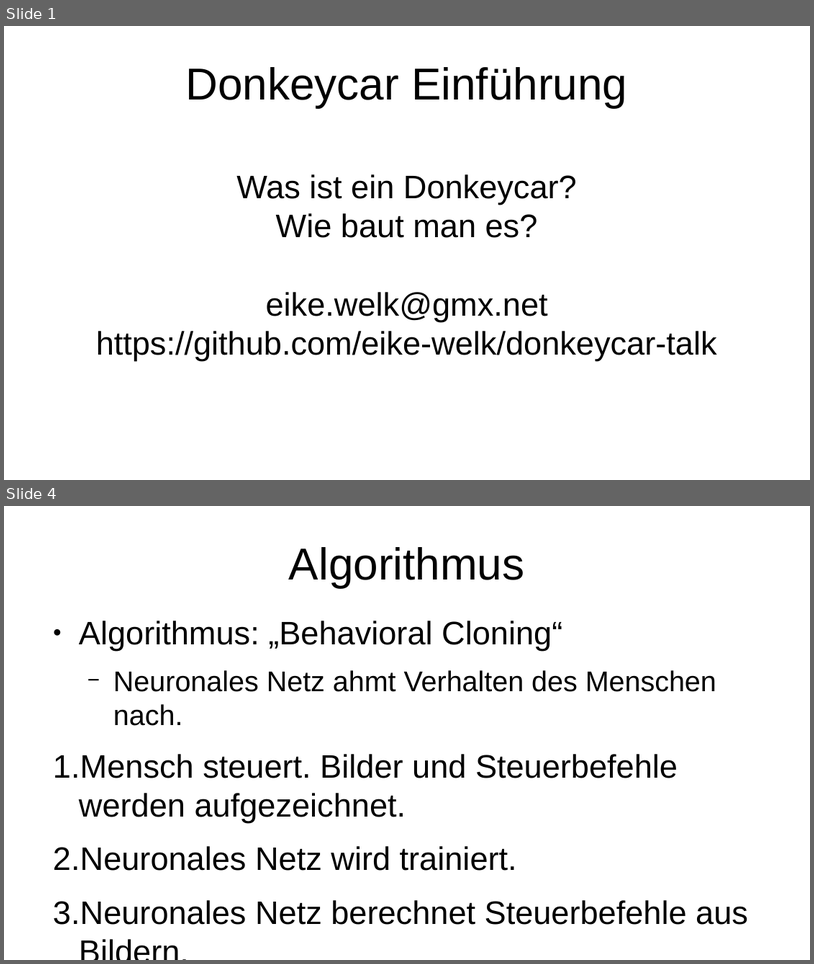
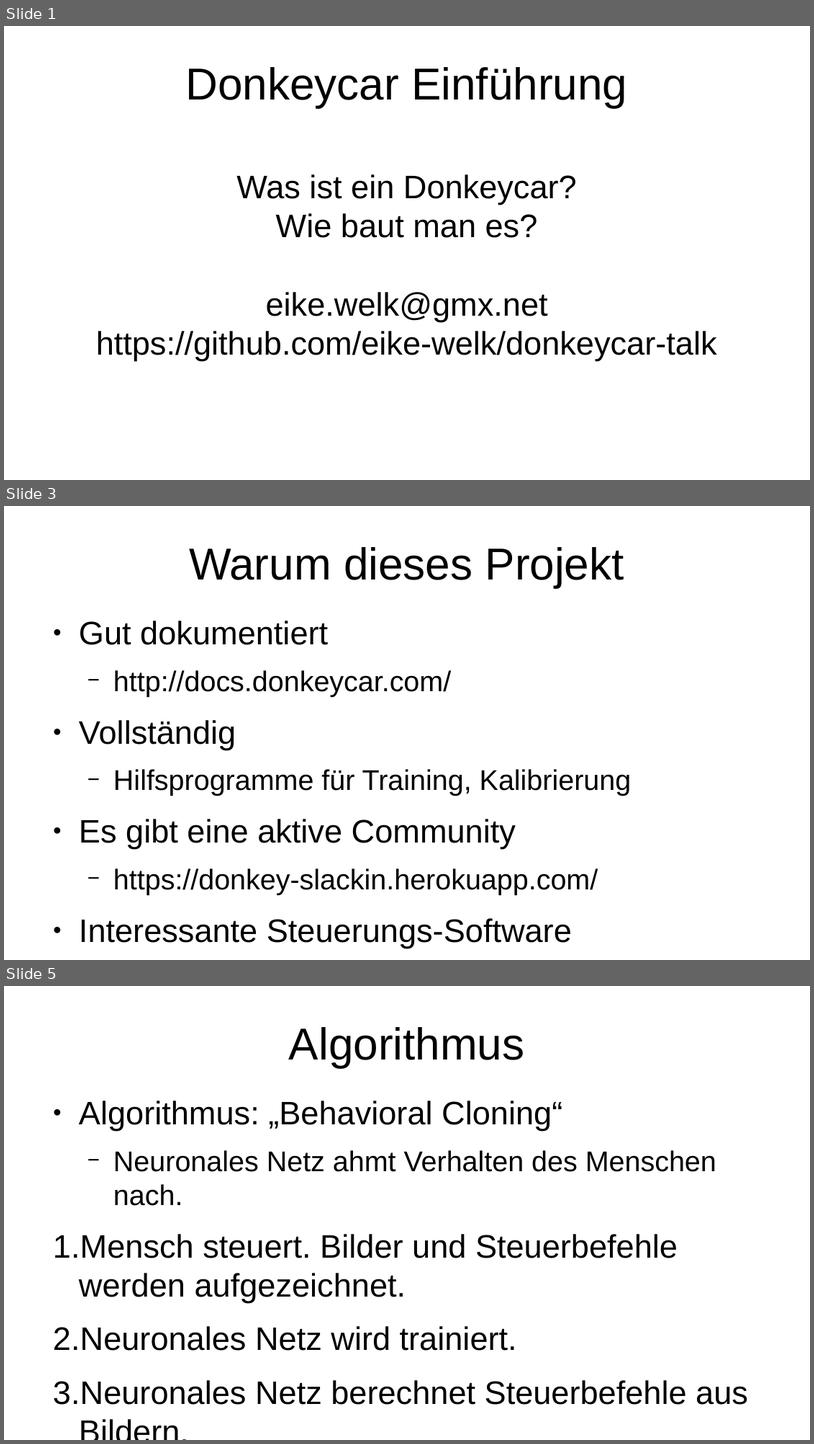
Before and after one commit to eike-welk/donkeycar-talk, a slide deck: talk-1/Donkeycar-Einführung.odp. Shown one above the other, each under a label of ours: slides 1 and 4 before the commit, slides 1, 3 and 5 after it; the slides between them are not shown. The pictures are 814x964 and 814x1444 pixels, drawn with LibreOffice and Linux fonts; fonts in the diff are those of the drawing. Boxes give left, top, right and bottom in pixels: in the first picture for what was removed or moved away, otherwise in the second. Text is boxed around its words. In the diff, an @@ line names an element or a change of style, - is before the commit and + after.

```diff
--- a/talk-1/Donkeycar-Einführung.odp
+++ b/talk-1/Donkeycar-Einführung.odp
@@ slide 3 added at [4, 506, 810, 960], background #FFFFFF @@
@@ title added at [189, 547, 625, 587], 44 pt, text #000000 @@
+Warum dieses Projekt
@@ text added at [79, 620, 632, 948], 28 pt, text #000000 @@
+● Gut dokumentiert
+  − http://docs.donkeycar.com/
+● Vollständig
+  − Hilfsprogramme für Training, Kalibrierung
+● Es gibt eine aktive Community
+  − https://donkey-slackin.herokuapp.com/
+● Interessante Steuerungs-Software
@@ what was slide 4 is now slide 5 @@
```
Also in this commit, not shown: 2 slides changed, 17 other slides added, 1 slide removed, 1 other file.
